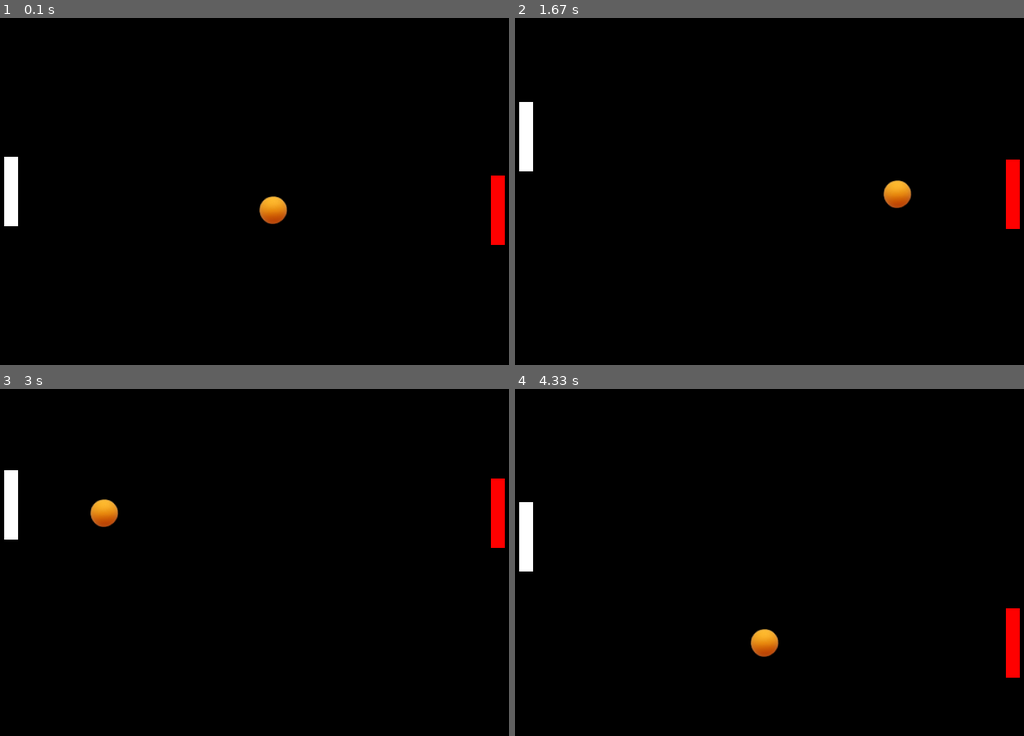
Above: before the commit, frames 1-4 (two rows, left to right).
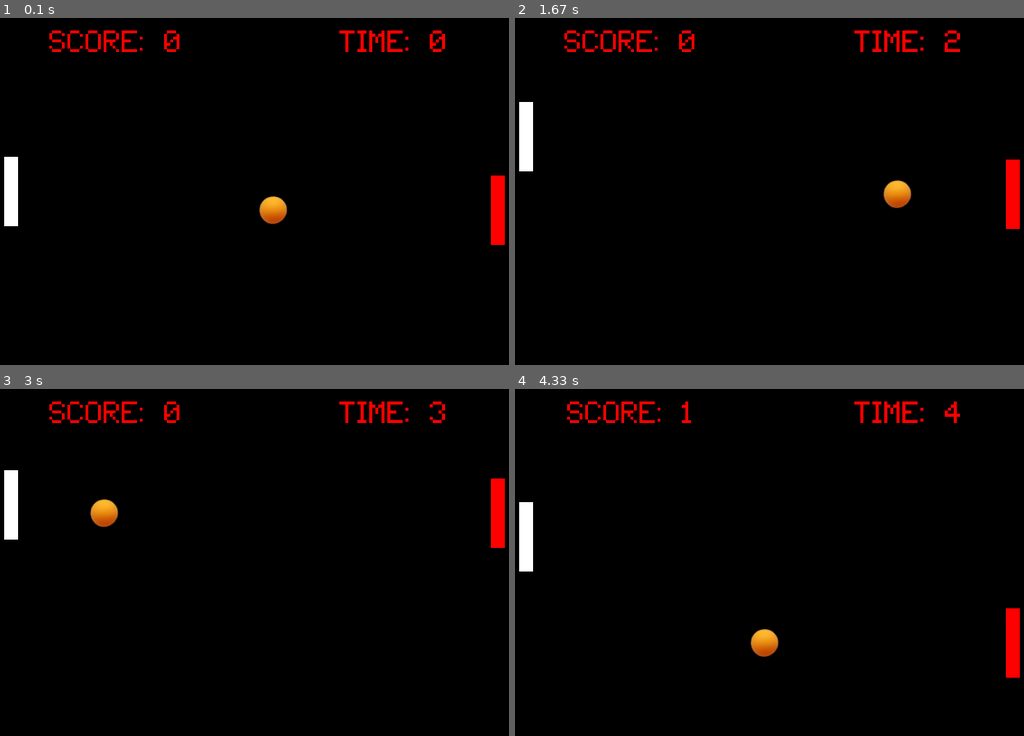
Above: after the commit, the same moments.

Repository: Alexderoode011202/experimental_repository
Game: pygame game, started from pygame_shenanigans/pong/pong_attempt.py
Two runs of this game, one before a commit and one after it. Both use one fixed random seed, a clock stepped at 60 frames per second and the inputs below.
Inputs:
- Up to frame 1 (0.1 s): no input
- Up to frame 2 (1.67 s): hold W 0.33-0.8 s; hold S 0.83-1.13 s; hold W 1.17-1.53 s; hold S from 1.57 s (still down)
- Up to frame 3 (3 s): release S at 1.93 s; hold W 1.97-2.27 s; hold S 2.3-2.6 s; hold W from 2.63 s (still down)
- Up to frame 4 (4.33 s): release W at 3 s; hold S 3.03-3.4 s; hold W 3.43-3.73 s; hold S 3.77-4.07 s; tap Space at 3.83, 4.17 s; hold W from 4.1 s (still down)

The runs differ from the first frame. In frame 1, 0.9% of the frame differs, in the area x 9-88%, y 3-10%; in frame 2, 0.9%; in frame 3, 0.9%; in frame 4, 0.9%.

Commit message:
added score and time

Diff:
--- a/pygame_shenanigans/pong/pong_attempt.py
+++ b/pygame_shenanigans/pong/pong_attempt.py
@@ -11,7 +11,8 @@
 screen = pygame.display.set_mode((WIDTH, LENGTH))
 clock = pygame.time.Clock()
 
-
+# standard font
+Standard_Font = pygame.font.Font("pygame_shenanigans/pixel_font2.ttf", 45)
 
 # Player 1
 p1_bat: Surface = pygame.surface.Surface((20, 100))
@@ -29,6 +30,27 @@
 dt = DirectionTracker()
 speed = 1.8
 
+# score
+score: int = 0
+
+
+
+def show_score(player_score: int) -> None:
+    global screen
+    score_surf: Surface  = Standard_Font.render(f"Score: {player_score}", False, (255,0,0))
+    score_rect = score_surf.get_rect(midtop = (WIDTH*0.25,0))
+    screen.blit(score_surf, score_rect)
+    return None
+
+# time
+def show_time() -> None:
+    global screen
+    global clock
+    time_surf: Surface = Standard_Font.render(f"time: {round(pygame.time.get_ticks()/1000)}", True, (255,0,0))
+    time_rect = time_surf.get_rect(midtop = (WIDTH*0.75,0))
+    screen.blit(time_surf, time_rect)
+
+
 running: bool = True
 while running:
     keys_pressed = pygame.key.get_pressed()
@@ -43,31 +65,21 @@
             running = False
 
         # player actions
-        """
-        elif event.type == pygame.KEYDOWN:
-            if event.key == pygame.K_w:
-                p1_rect.top -=30
 
-            if event.key == pygame.K_s:
-                p1_rect.top +=30
-                """
     print(f"{ball_rect.top} and {ball_rect.bottom}")
     print(dt.get_direction())
-    # collision rules:
+
+    # collision rule top:
     if ball_rect.top < 0:
         print("TOP REACHED")
         ball_rect.centery += 5
         dt.invert_vertical()
 
+    # colission rule bottom:
     elif ball_rect.bottom > LENGTH:
         # ball_rect.bottom - 5
         print("BOTTOM REACHED")
         dt.invert_vertical()
-
-
-    if ball_rect.right == WIDTH:
-        # ball_rect.right = -5
-        dt.invert_horizontal()
 
     # --stops game--
     if ball_rect.centerx <= 0:
@@ -75,12 +87,12 @@
         pygame.init()
         failure_screen()
 
-
     # Collision P1
     if ball_rect.colliderect(p1_rect):
         ball_rect.left + 5
         speed = speed * 1.1
         dt.invert_horizontal()
+        score+=1
 
     # Collision P2
     if p2_rect.colliderect(ball_rect):
@@ -106,10 +118,25 @@
     ball_rect.centery = ball_rect.centery + dt.get_grid_movement()[1] * speed
 
 
+
+    # background
     screen.fill((0,0,0))
+
+    # p1 bat
     screen.blit(p1_bat, p1_rect)
+
+    # Incredibly complex AI
     p2_rect.centery = ball_rect.centery
+
+    # P2 bat
     screen.blit(p2_bat, p2_rect)
+
+    #score + time
+    show_score(player_score=score)
+    show_time()
+
+    # Ball
     screen.blit(ball, ball_rect)
+
     pygame.display.update()
     clock.tick(30)
